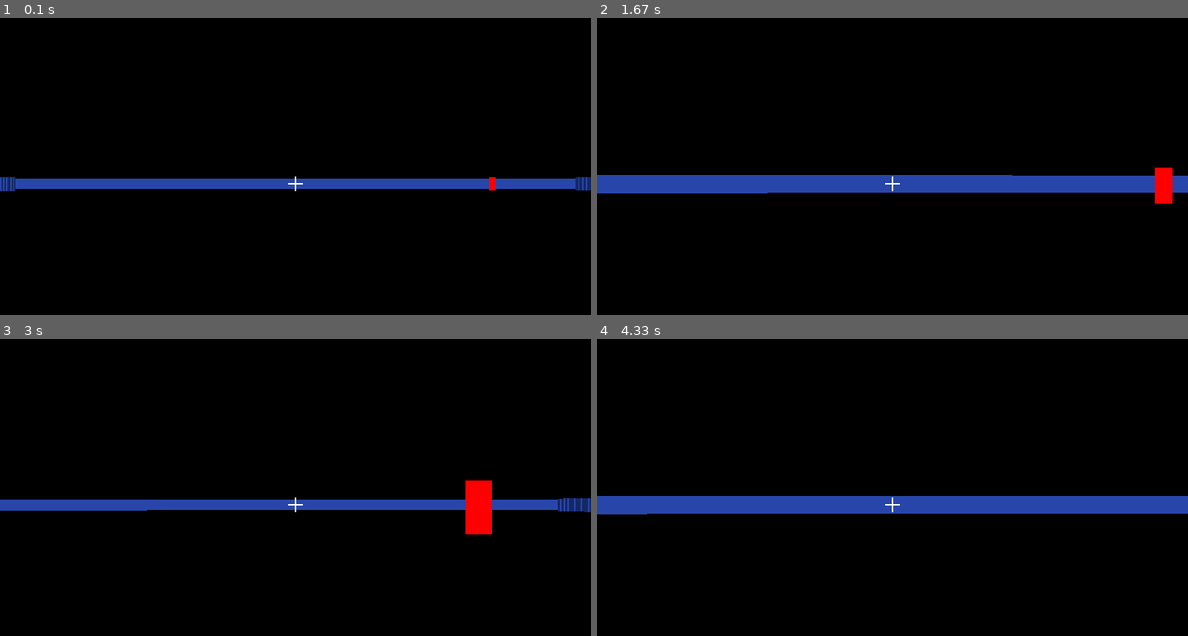
Above: before the commit, frames 1-4 (two rows, left to right).
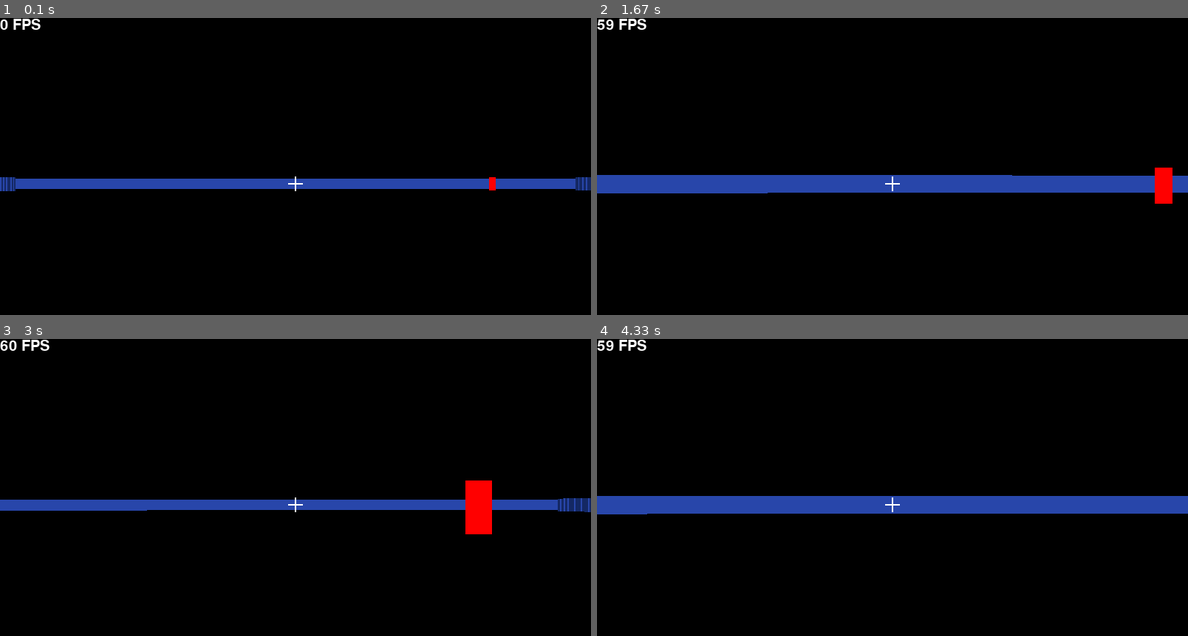
Above: after the commit, the same moments.

Repository: MuhDash73/pygame_fps
Game: pygame game, started from main.py
Same seed, same stepped clock (60 frames per second), same inputs: the game is played once before the commit and once after it.
Inputs:
- Up to frame 1 (0.1 s): no input
- Up to frame 2 (1.67 s): hold Right 0.33-0.8 s; hold Up 0.83-1.3 s; hold Right from 1.33 s (still down)
- Up to frame 3 (3 s): release Right at 1.8 s; hold Left 1.83-2.37 s; hold Down 2.4-2.87 s; hold Left from 2.9 s (still down)
- Up to frame 4 (4.33 s): release Left at 3.37 s; hold Up 3.4-3.87 s; hold Right from 3.9 s (still down)

The runs differ from the first frame. In frame 1, 0.1% of the frame differs, in the area x 0-7%, y 0-4%; in frame 2, 0.2%; in frame 3, 0.2%, in the area x 0-9%, y 0-4%; in frame 4, 0.2%.

Commit message:
changed debug to FPS only

Diff:
--- a/debug.py
+++ b/debug.py
@@ -2,9 +2,9 @@
 pygame.init()
 font = pygame.font.Font(None,30)
 
-def debug(info,y = 10, x = 10):
+def debug(info,y = 0, x = 0):
 	display_surface = pygame.display.get_surface()
 	debug_surf = font.render(str(info),True,'White')
 	debug_rect = debug_surf.get_rect(topleft = (x,y))
-	pygame.draw.rect(display_surface,'Black',debug_rect)
+	#pygame.draw.rect(display_surface,'Black',debug_rect)
 	display_surface.blit(debug_surf,debug_rect)
--- a/main.py
+++ b/main.py
@@ -60,21 +60,21 @@
                 dx, dy = (0,0)
 
             self.game.run(dx, dy)
-            '''
+
             try:
 
-                debug((
-                    int(self.clock.get_fps()),
-                    self.game.raycaster.FOV,
-                    self.game.player.direction
+                debug(
+                    f"{int(self.clock.get_fps())} FPS"
+                    #self.game.raycaster.FOV,
+                    #self.game.player.direction
                     #self.game.seenenemy.v_cords,
                     #self.game.seenenemy.enemy.v_cords_1,
                     #self.game.seenenemy.enemy.cords.distance_to(self.game.player.cords)
-                    ))
+                    )
 
             except Exception as e:
-                debug(e)
-            '''
+                pass
+
             pygame.display.update()
             #print(self.clock.get_fps())
             self.clock.tick(self.FPS)
